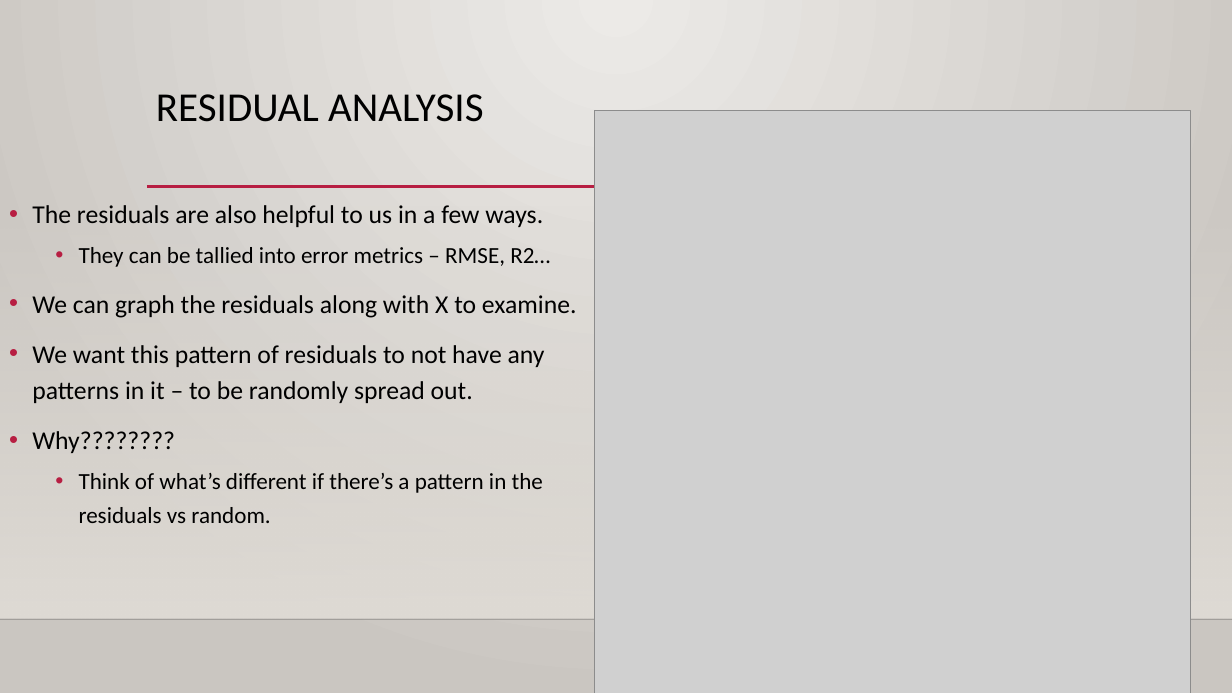
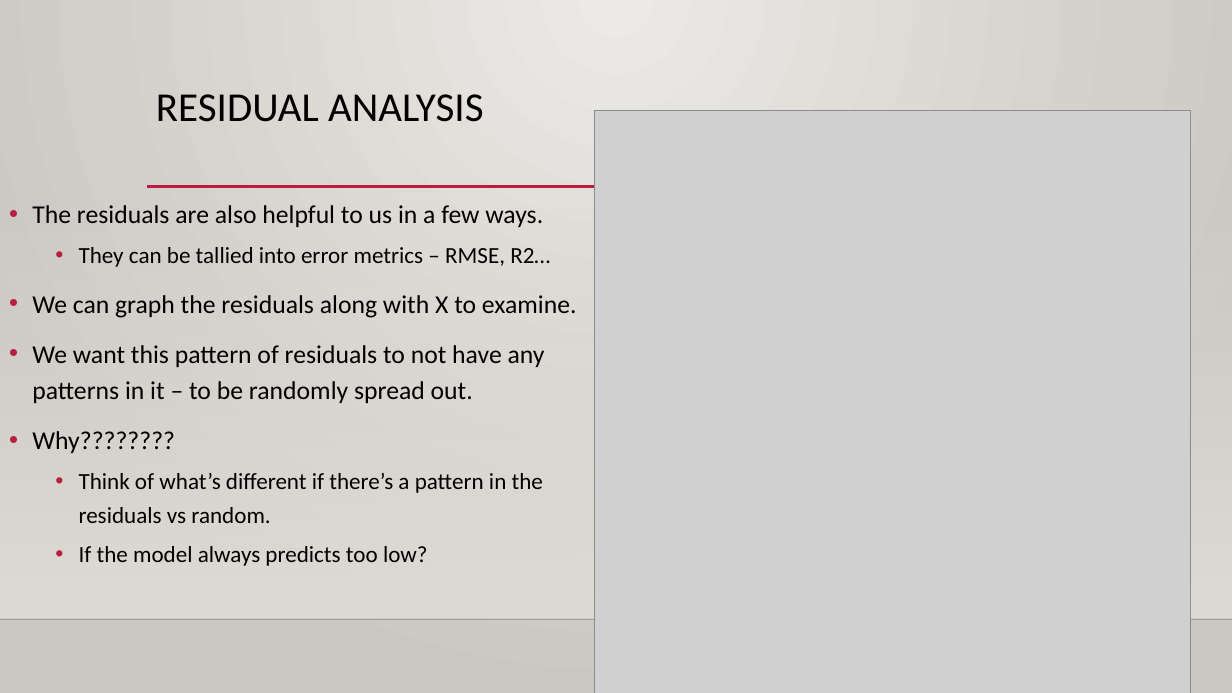
Before and after one commit to AkeemSemperDataScience/Basic_Stats_in_Python_Student_Repository, a slide deck: slide 25 of reference_material/slides/020_Linear_Least_Squares.pptx (slide 18 before the commit). Drawn at 1232x693 pixels with LibreOffice and Linux fonts; fonts in the diff are those of the drawing; grey boxes stand for pictures; background and template pictures are left out. Boxes give left, top, right and bottom in pixels: in the first picture for what was removed or moved away, otherwise in the second. Text is boxed around its words. In the diff, an @@ line names an element or a change of style, - is before the commit and + after.

```diff
--- a/reference_material/slides/020_Linear_Least_Squares.pptx
+++ b/reference_material/slides/020_Linear_Least_Squares.pptx
@@ text at bbox=[79, 546, 428, 566]: paragraph added @@
+  • If the model always predicts too low?
```
Also in this commit, not shown: 2 other slides changed, 13 slides added, 5 other files.
